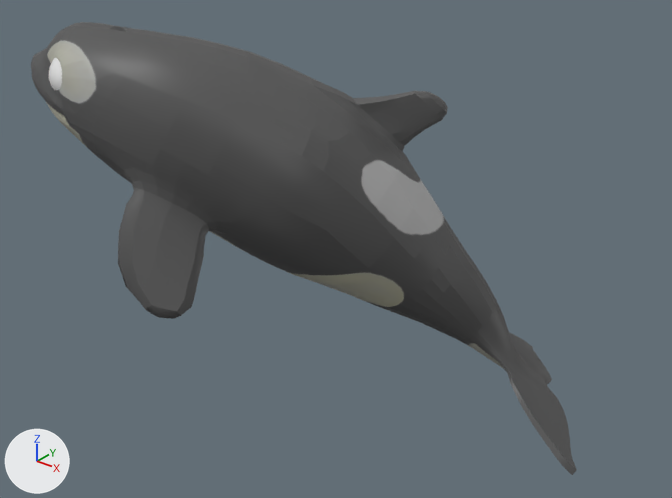
The FBX model FirstPersonWhale/Assets/Animation/scarlet_rock_point_left.fbx: old version first, new version second.
One viewpoint serves both versions: a camera (50 mm lens) standing at (1.77, -3.74, 1.66) and looking at (-0.63, -0.75, -0.2). The axes (+X, +Y, +Z) are drawn at lower left. The lights are the same throughout. Both versions are drawn at frame 81 of the action 'Take 001'; the numbers are the values there.

The first picture shows 'luna:left_eye_geo', 'luna:luna_geo'.
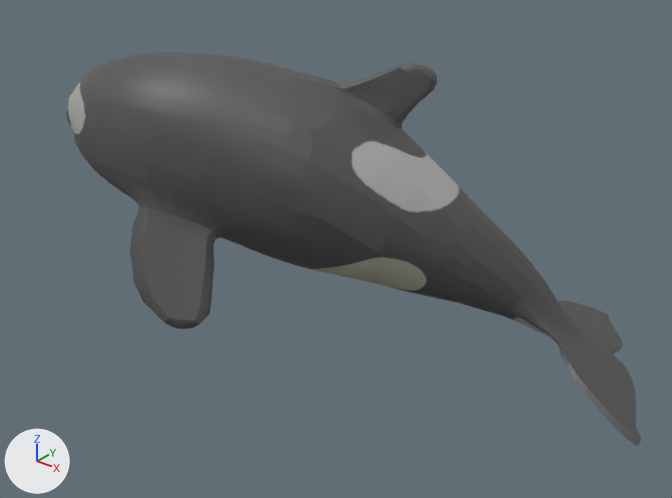
What differs and where, as boxes [x1, y1, x2, y2] in the pictures (672 x 498 px):
'luna:luna_geo', posed (13% shorter)
    before: [31, 22, 577, 475]
    after: [69, 52, 642, 446]
'luna:left_eye_geo', posed
    before: [48, 58, 62, 90]
    after: [66, 103, 72, 127]
bone 'luna:center_root_bind_joint', root to tip
    before: (164, 113) to (188, 47)
    after: (165, 131) to (171, 63)
bone 'luna:center_neck_bind_joint', root to tip
    before: (164, 113) to (173, 81)
    after: (165, 131) to (163, 97)
bone 'luna:center_head_bind_joint', root to tip
    before: (134, 99) to (140, 46)
    after: (141, 123) to (130, 71)

The change in detail:
Bone 'luna:center_root_bind_joint' (bone_luna_center_root_bind_joint) moves from (-40.2, 3.1, -118.8) to (-36.7, -6.9, -124.0).
Bone 'luna:center_root_bind_joint' (bone_luna_center_root_bind_joint) turns from (26, -46, -36) to (17, -58, -21) degrees about its own x, y and z.
Bone 'luna:center_neck_bind_joint' (bone_luna_center_neck_bind_joint) turns from (1, -21, 6) to (0, -29, 10) degrees about its own x, y and z.
Bone 'luna:center_head_bind_joint' (bone_luna_center_head_bind_joint) turns from (2, -5, 6) to (0, -15, 11) degrees about its own x, y and z.
